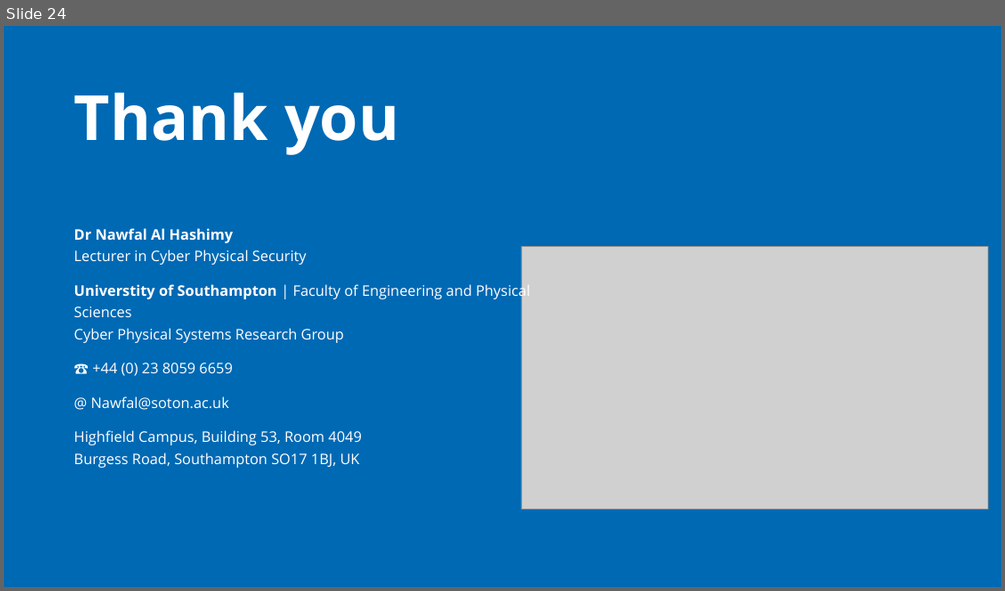
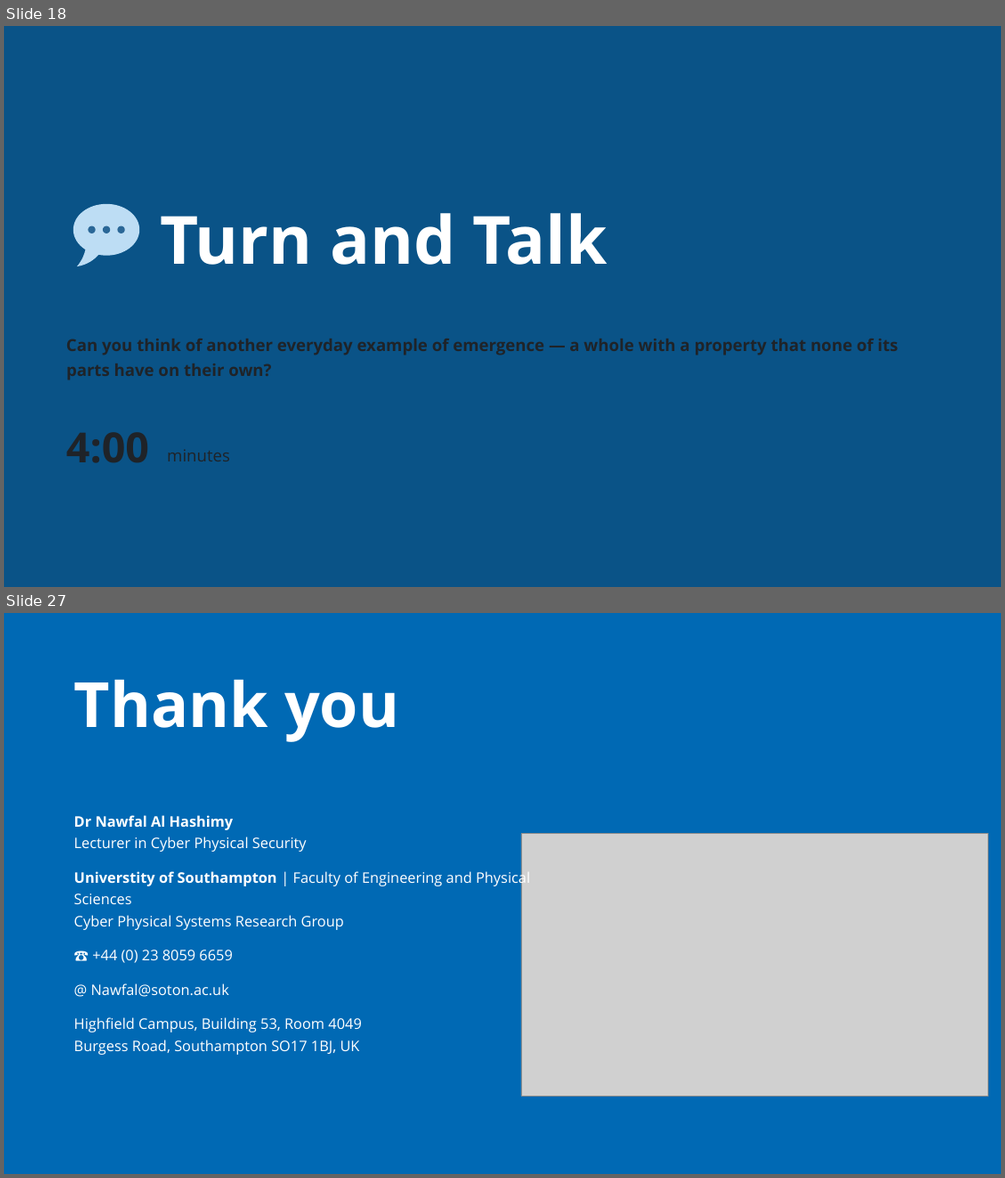
Before and after one commit to Dr-AlHashimy/Module_AICE2005_2627, a slide deck: html/COMP-_L1.3_Lecture.pptx. Shown one above the other, each under a label of ours: slide 24 before the commit, slides 18 and 27 after it; the slides between them are not shown. The pictures are 1005x591 and 1005x1178 pixels, drawn with LibreOffice and Linux fonts; fonts in the diff are those of the drawing; grey boxes stand for pictures. Boxes give left, top, right and bottom in pixels: in the first picture for what was removed or moved away, otherwise in the second. Text is boxed around its words. In the diff, an @@ line names an element or a change of style, - is before the commit and + after.

```diff
--- a/html/COMP-_L1.3_Lecture.pptx
+++ b/html/COMP-_L1.3_Lecture.pptx
@@ slide 18 added at box(4, 26, 1001, 587), background #FFFFFF @@
@@ freeform shape added at box(4, 26, 1001, 587), fill #FFFFFF @@
@@ freeform shape added at box(4, 26, 1001, 587), fill #0A5387 @@
@@ freeform shape added at box(73, 204, 140, 267), fill #BDDDF4 @@
@@ freeform shape added at box(88, 225, 96, 233), fill #2A6797 @@
@@ freeform shape added at box(103, 225, 110, 233), fill #2A6797 @@
@@ freeform shape added at box(118, 225, 125, 233), fill #2A6797 @@
@@ text added at box(160, 213, 607, 265), 64 pt, text #FFFFFF, bold @@
+Turn and Talk
@@ what was slide 24 is now slide 27 @@
```
Also in this commit, not shown: 1 slide changed, 24 other slides added, 22 slides removed, 2 other files.
